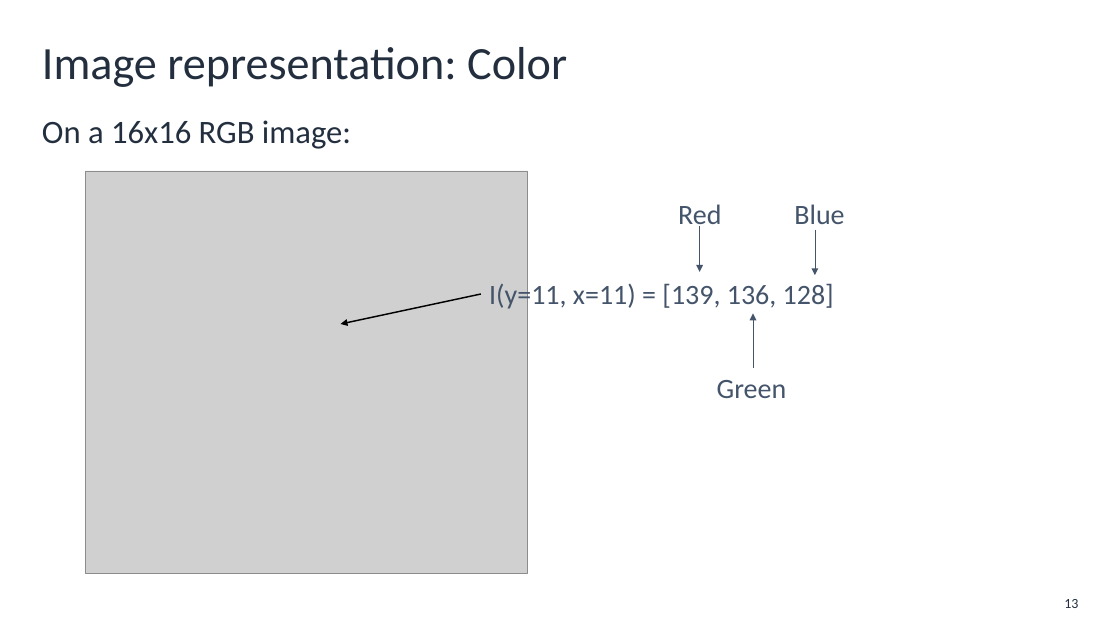
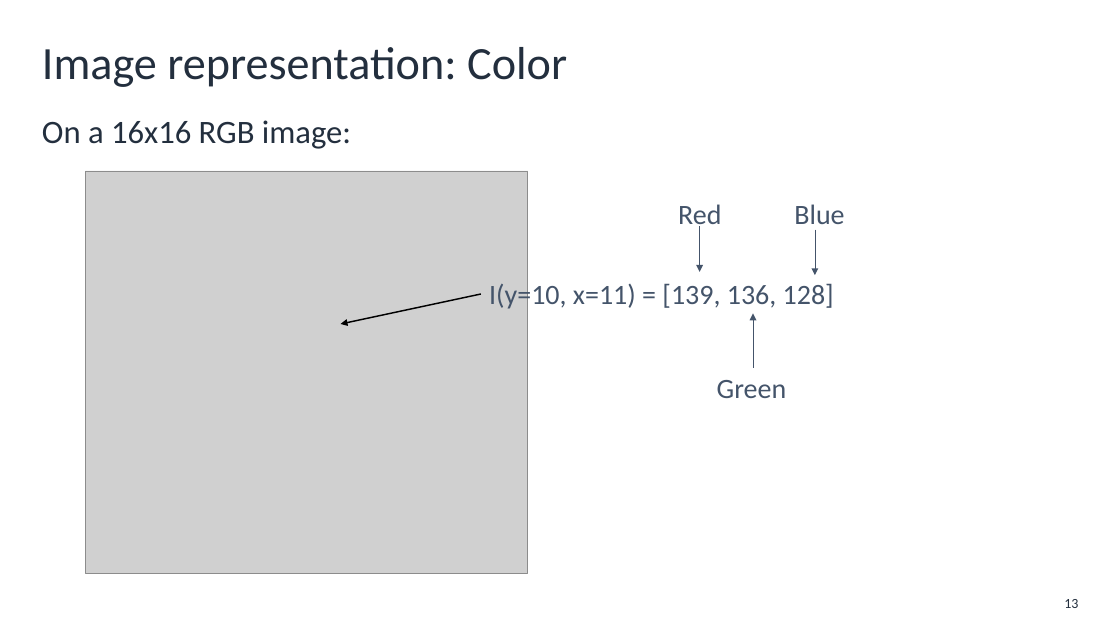
Before and after one commit to aws-mlu/aws-mlu-eep-traditional-ml, a slide deck: slide 13 of mlu-dlti/Lessons/DEV_MLUDTI-EN-M3-L1.pptx. Drawn at 1120x630 pixels with LibreOffice and Linux fonts; fonts in the diff are those of the drawing; grey boxes stand for pictures; background and template pictures are left out. Boxes give left, top, right and bottom in pixels: in the first picture for what was removed or moved away, otherwise in the second. Text is boxed around its words. In the diff, an @@ line names an element or a change of style, - is before the commit and + after.

```diff
--- a/mlu-dlti/Lessons/DEV_MLUDTI-EN-M3-L1.pptx
+++ b/mlu-dlti/Lessons/DEV_MLUDTI-EN-M3-L1.pptx
@@ text at [489,281,834,311]: text changed @@
-I(y=11, x=11) = [139, 136, 128]
+I(y=10, x=11) = [139, 136, 128]
```
Also in this commit, not shown: 3 other slides changed, 16 other files.
